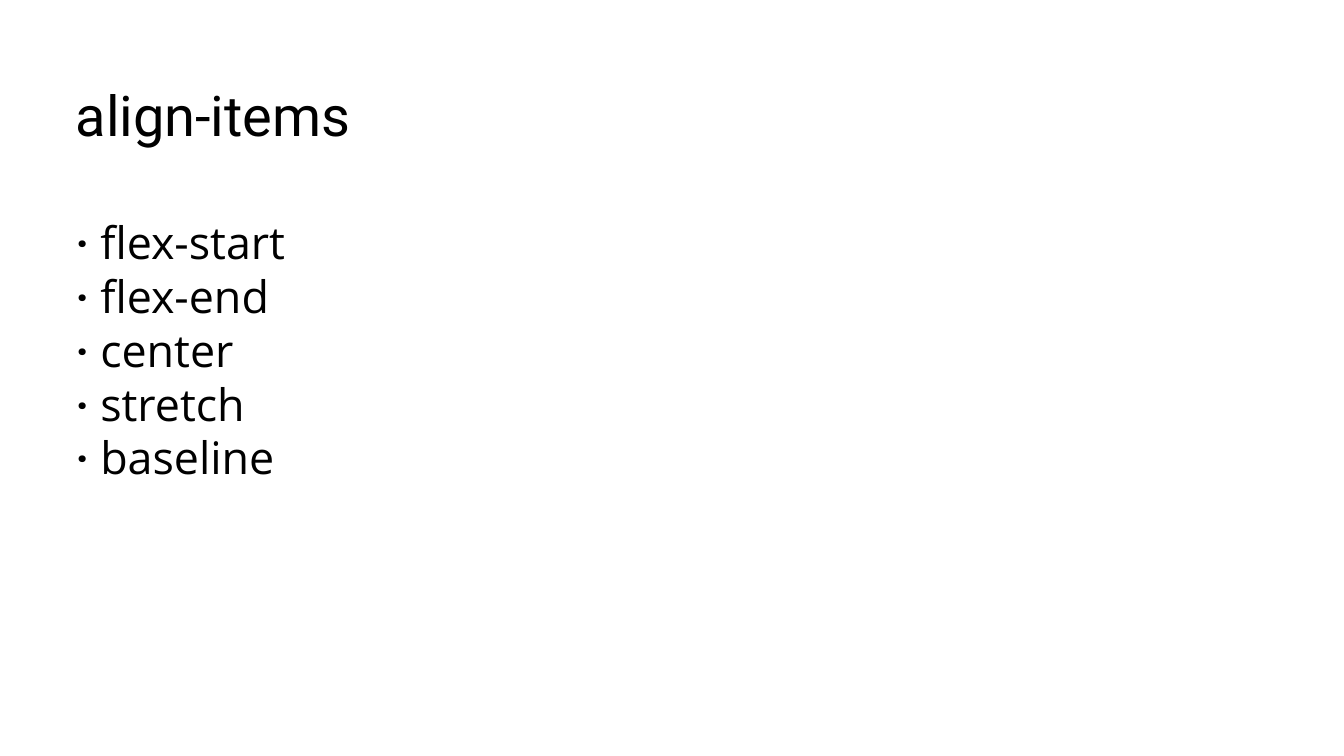
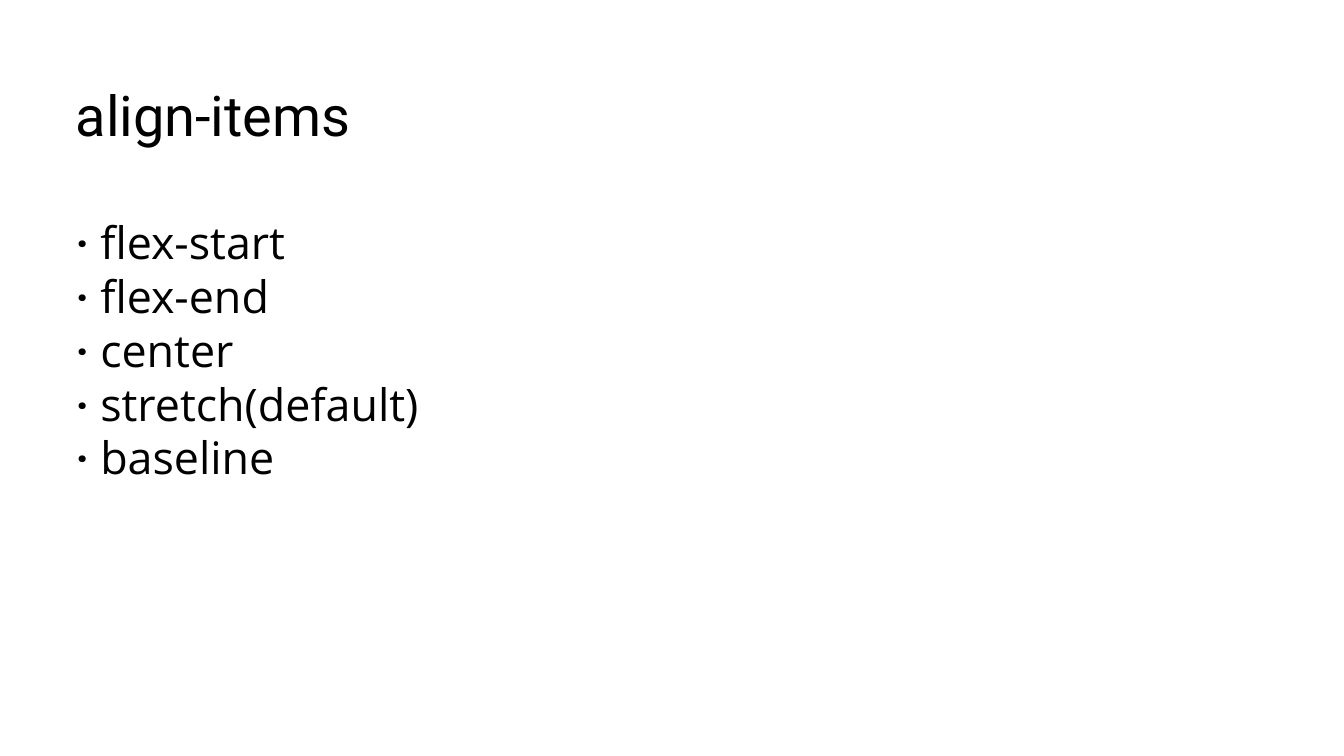
Before and after one commit to RostyslavSynenko/Lv-469.NodeJS, a slide deck: slide 17 of presentations/Flexbox.pptx. Drawn at 1344x756 pixels with LibreOffice and Linux fonts; fonts in the diff are those of the drawing; background and template pictures are left out. Boxes give left, top, right and bottom in pixels: in the first picture for what was removed or moved away, otherwise in the second. Text is boxed around its words. In the diff, an @@ line names an element or a change of style, - is before the commit and + after.

```diff
--- a/presentations/Flexbox.pptx
+++ b/presentations/Flexbox.pptx
@@ title at bbox=[76, 94, 418, 475]: text changed @@
-align-items
-· flex-start
-· flex-end
-· center
-· stretch
-· baseline
+align-items
+· flex-start
+· flex-end
+· center
+· stretch(default)
+· baseline
```
Also in this commit, not shown: 6 other slides changed, 1 slide added.
